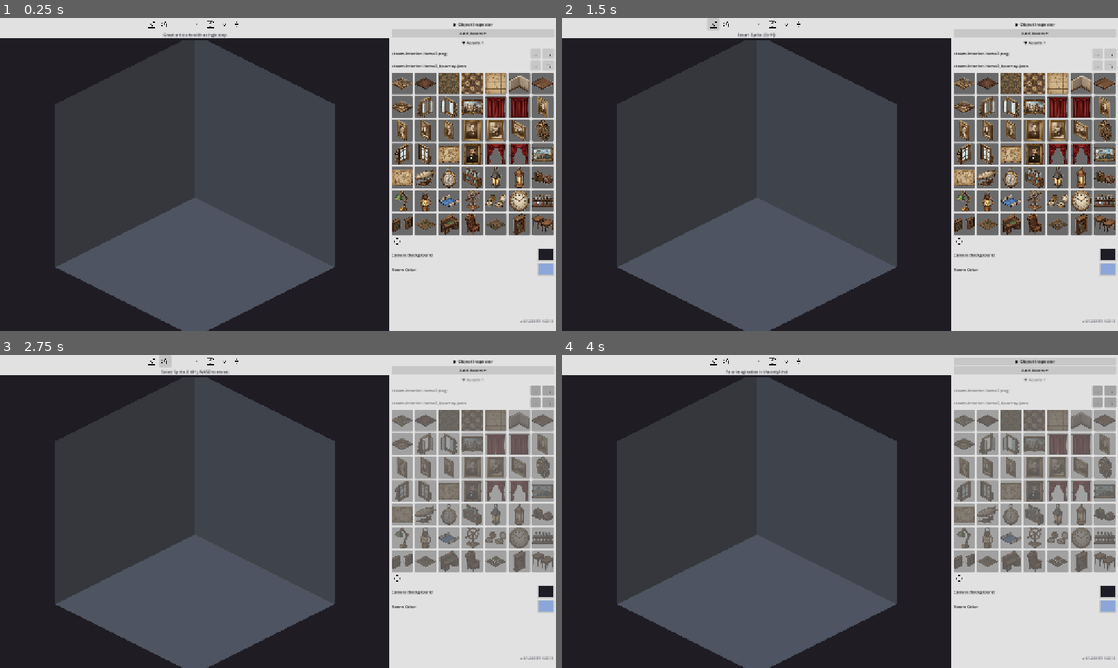
Above: before the commit, frames 1-4 (two rows, left to right).
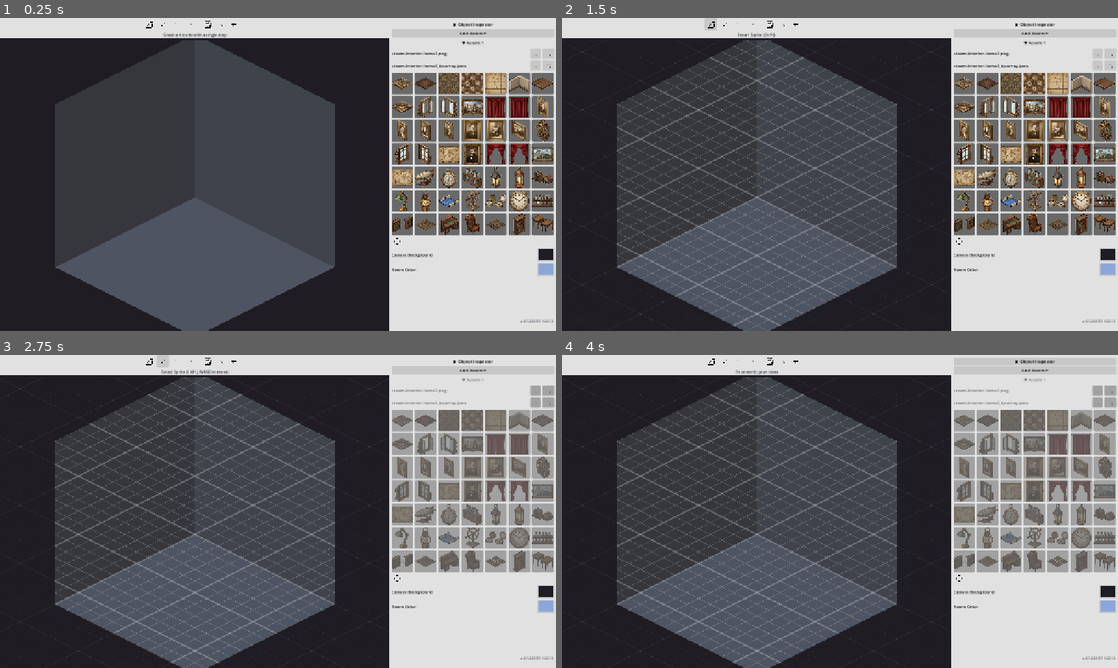
Above: after the commit, the same moments.

Repository: imehesz/two-wall-isometric-world-terrain-constructor-suit
Game: Godot game, scene res://scenes/MainEditor.tscn
Two runs of this game, one before a commit and one after it. Both use one fixed random seed, a clock stepped at 60 frames per second and the inputs below.
Inputs (mouse positions are in pixels of both pictures, inside the frame that each line leads up to; where the layout moved, square brackets give the same spot in the first picture):
- Up to frame 1 (0.25 s): no input
- Up to frame 2 (1.5 s): click (806, 24) at 0.52 s; click (712, 24) at 1.25 s
- Up to frame 3 (2.75 s): click (161, 361) [166, 361] at 2 s
- Up to frame 4 (4 s): click "▶ Object Inspector" at 2.75 s; click "▼ Object Inspector" at 3.5 s

The runs differ from the first frame. In frame 1, less than 0.1% of the frame differs, in the area x 26-43%, y 0-4%; in frame 2, 4.3%; in frame 3, 4.3%; in frame 4, 4.4%, in the area x 3-67%, y 0-100%.

Commit message:
Added GRID for measuring

Diff:
--- a/scenes/MainEditor.tscn
+++ b/scenes/MainEditor.tscn
@@ -1,6 +1,8 @@
-[gd_scene load_steps=14 format=3 uid="uid://rnayxcg51itq"]
+[gd_scene load_steps=16 format=3 uid="uid://rnayxcg51itq"]
 
 [ext_resource type="Script" uid="uid://cwjsx3l3cdkfs" path="res://scripts/MainEditor.gd" id="1_script"]
+[ext_resource type="Script" uid="uid://6ex8x1b02nfe" path="res://scripts/grid_overlay.gd" id="grid_overlay"]
+[ext_resource type="Texture2D" uid="uid://ctc0jqkbbugtg" path="res://assets/icons/icon_grid.png" id="icon_grid"]
 [ext_resource type="Texture2D" uid="uid://d00j5dhhvvuoe" path="res://assets/icons/icon_import.png" id="icon_import"]
 [ext_resource type="Texture2D" uid="uid://dquqrs6jlgb0h" path="res://assets/icons/icon_insert.png" id="icon_insert"]
 [ext_resource type="Texture2D" uid="uid://cyna6dxl77cge" path="res://assets/icons/icon_load.png" id="icon_load"]
@@ -139,6 +141,13 @@
 icon = ExtResource("icon_import")
 flat = true
 
+[node name="GridButton" type="Button" parent="HSplitContainer/CanvasPanel/VBox/ToolbarBg/CenterContainer/CanvasToolbar"]
+unique_name_in_owner = true
+layout_mode = 2
+tooltip_text = "Toggle Grid (Ctrl+g)"
+icon = ExtResource("icon_grid")
+flat = true
+
 [node name="SubViewportContainer" type="SubViewportContainer" parent="HSplitContainer/CanvasPanel/VBox"]
 unique_name_in_owner = true
 layout_mode = 2
@@ -193,6 +202,11 @@
 [node name="AssetDropZone" type="Node2D" parent="HSplitContainer/CanvasPanel/VBox/SubViewportContainer/SubViewport"]
 unique_name_in_owner = true
 
+[node name="GridOverlay" type="Node2D" parent="HSplitContainer/CanvasPanel/VBox/SubViewportContainer/SubViewport"]
+visible = false
+z_index = 10
+script = ExtResource("grid_overlay")
+
 [node name="ControlPanel" type="PanelContainer" parent="HSplitContainer"]
 custom_minimum_size = Vector2(280, 0)
 layout_mode = 2
--- a/scripts/MainEditor.gd
+++ b/scripts/MainEditor.gd
@@ -56,6 +56,9 @@
 	import_backup_button.pressed.connect(_import_twiwcs)
 
 	_setup_save_load_dialogs()
+
+	# Phase 9: Grid toggle
+	grid_button.pressed.connect(_on_grid_toggled)
 
 	# Inline toolbar help label — shows button description below icons on hover
 	# Restructure: VBox with buttons on top, help text centered below.
@@ -81,7 +84,7 @@
 	outer_vbox.add_child(_toolbar_help_label)
 	toolbar_bg.add_child(outer_vbox)
 	var _tb_btns := [insert_button, select_button, undo_button, redo_button,
-		save_button, download_backup_button, import_backup_button]
+		save_button, download_backup_button, import_backup_button, grid_button]
 	for btn in _tb_btns:
 		var desc: String = btn.tooltip_text
 		btn.tooltip_text = ""
@@ -168,6 +171,30 @@
 	redo_button.disabled = redo_stack.is_empty()
 
 
+# ════════════════════════════════════════════════════════════
+# Phase 9: Grid Toggle
+# ════════════════════════════════════════════════════════════
+
+func _on_grid_toggled() -> void:
+	var overlay := sub_viewport.get_node_or_null("GridOverlay")
+	if overlay == null:
+		return
+	overlay.visible = not overlay.visible
+	# Highlight grid button when active
+	var active_sb := StyleBoxFlat.new()
+	active_sb.bg_color = Color(0.3, 0.5, 0.3)
+	active_sb.set_corner_radius_all(3)
+	active_sb.set_content_margin_all(4)
+	var inactive_sb := StyleBoxFlat.new()
+	inactive_sb.bg_color = Color(0.15, 0.15, 0.18)
+	inactive_sb.set_corner_radius_all(3)
+	inactive_sb.set_content_margin_all(4)
+	if overlay.visible:
+		grid_button.add_theme_stylebox_override("normal", active_sb)
+	else:
+		grid_button.add_theme_stylebox_override("normal", inactive_sb)
+
+
 func _unhandled_input(event: InputEvent) -> void:
 	# Phase 5: Stop panning if mouse released outside canvas
 	if _is_panning and event is InputEventMouseButton and not event.pressed:
@@ -187,6 +214,9 @@
 			get_viewport().set_input_as_handled()
 		elif event.ctrl_pressed and event.keycode == KEY_I:
 			_on_tool_changed(ToolMode.INSERT)
+			get_viewport().set_input_as_handled()
+		elif event.ctrl_pressed and event.keycode == KEY_G:
+			_on_grid_toggled()
 			get_viewport().set_input_as_handled()
 		elif event.ctrl_pressed and event.keycode == KEY_J:
 			_on_tool_changed(ToolMode.SELECT)
--- a/scripts/editor_base.gd
+++ b/scripts/editor_base.gd
@@ -28,6 +28,8 @@
 @onready var save_button: Button = %SaveButton
 @onready var download_backup_button: Button = %DownloadBackupButton
 @onready var import_backup_button: Button = %ImportBackupButton
+# Phase 9 references
+@onready var grid_button: Button = %GridButton
 
 # ── Constants ────────────────────────────────────────────────
 const ISO_WIDTH := 600.0
--- /dev/null
+++ b/scripts/grid_overlay.gd
@@ -0,0 +1,80 @@
+extends Node2D
+## Isometric grid overlay — dynamically covers the entire visible viewport
+## by calculating grid bounds from camera zoom and position.
+## Redraws every frame so the grid follows camera pan/zoom.
+
+const ISO_WIDTH := 600.0
+const ISO_HEIGHT := 300.0
+const GRID_DIVISIONS := 12
+const GRID_COLOR := Color(1.0, 1.0, 1.0, 0.25)
+const GRID_WIDTH := 1.0
+const GRID_MAJOR_WIDTH := 3.0
+
+
+func _process(_delta: float) -> void:
+	queue_redraw()
+
+
+func _draw() -> void:
+	var cam := get_viewport().get_camera_2d()
+	if cam == null:
+		return
+
+	var vp_size := Vector2(get_viewport().size)
+	var zoom: float = cam.zoom.x
+	var cam_pos: Vector2 = cam.position
+
+	# Visible world-space bounds (four corners)
+	var half_vp := vp_size / (2.0 * zoom)
+	var corners := [
+		cam_pos + Vector2(-half_vp.x, -half_vp.y),
+		cam_pos + Vector2( half_vp.x, -half_vp.y),
+		cam_pos + Vector2(-half_vp.x,  half_vp.y),
+		cam_pos + Vector2( half_vp.x,  half_vp.y),
+	]
+
+	var half_w: float = ISO_WIDTH / 2.0
+	var half_h: float = ISO_HEIGHT / 2.0
+	var top := Vector2(0.0, -half_h)
+
+	var step_a := Vector2(half_w / GRID_DIVISIONS, half_h / GRID_DIVISIONS)
+	var step_b := Vector2(-half_w / GRID_DIVISIONS, half_h / GRID_DIVISIONS)
+
+	# Cramer's rule: project each corner onto grid axes (i, j)
+	var det: float = step_a.x * step_b.y - step_b.x * step_a.y
+	var i_min: float = INF
+	var i_max: float = -INF
+	var j_min: float = INF
+	var j_max: float = -INF
+
+	for c in corners:
+		var dx: float = c.x - top.x
+		var dy: float = c.y - top.y
+		var i_val: float = (dx * step_b.y - dy * step_b.x) / det
+		var j_val: float = (step_a.x * dy - step_a.y * dx) / det
+		i_min = minf(i_min, i_val)
+		i_max = maxf(i_max, i_val)
+		j_min = minf(j_min, j_val)
+		j_max = maxf(j_max, j_val)
+
+	# Extend by 1 cell for safety margin, then floor/ceil to integers
+	var i_lo: int = int(floorf(i_min)) - 1
+	var i_hi: int = int(ceilf(i_max)) + 1
+	var j_lo: int = int(floorf(j_min)) - 1
+	var j_hi: int = int(ceilf(j_max)) + 1
+
+	# A-lines (parallel to step_a, indexed by j along step_b)
+	for j in range(j_lo, j_hi + 1):
+		var origin := top + step_b * float(j)
+		var p1 := origin + step_a * float(i_lo)
+		var p2 := origin + step_a * float(i_hi)
+		var w: float = GRID_MAJOR_WIDTH if j % 5 == 0 else GRID_WIDTH
+		draw_line(p1, p2, GRID_COLOR, w)
+
+	# B-lines (parallel to step_b, indexed by i along step_a)
+	for i in range(i_lo, i_hi + 1):
+		var origin := top + step_a * float(i)
+		var p1 := origin + step_b * float(j_lo)
+		var p2 := origin + step_b * float(j_hi)
+		var w: float = GRID_MAJOR_WIDTH if i % 5 == 0 else GRID_WIDTH
+		draw_line(p1, p2, GRID_COLOR, w)
Not shown, added: scripts/grid_overlay.gd.uid
